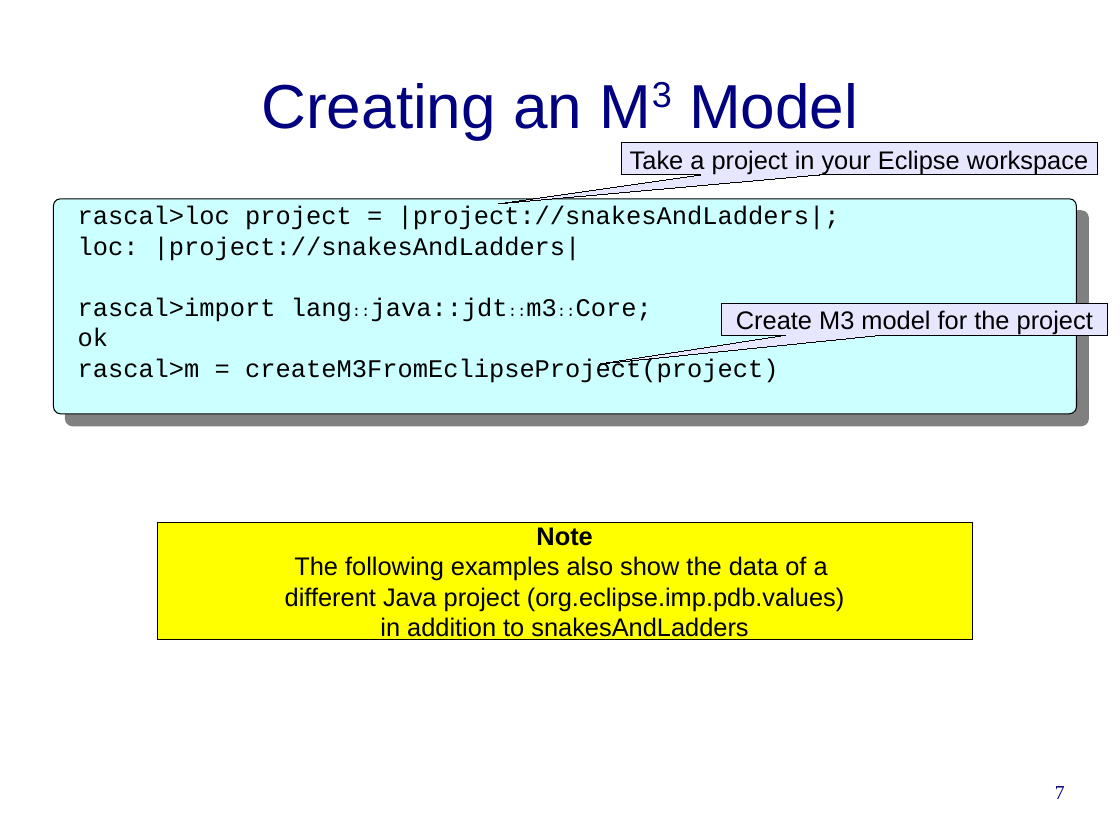
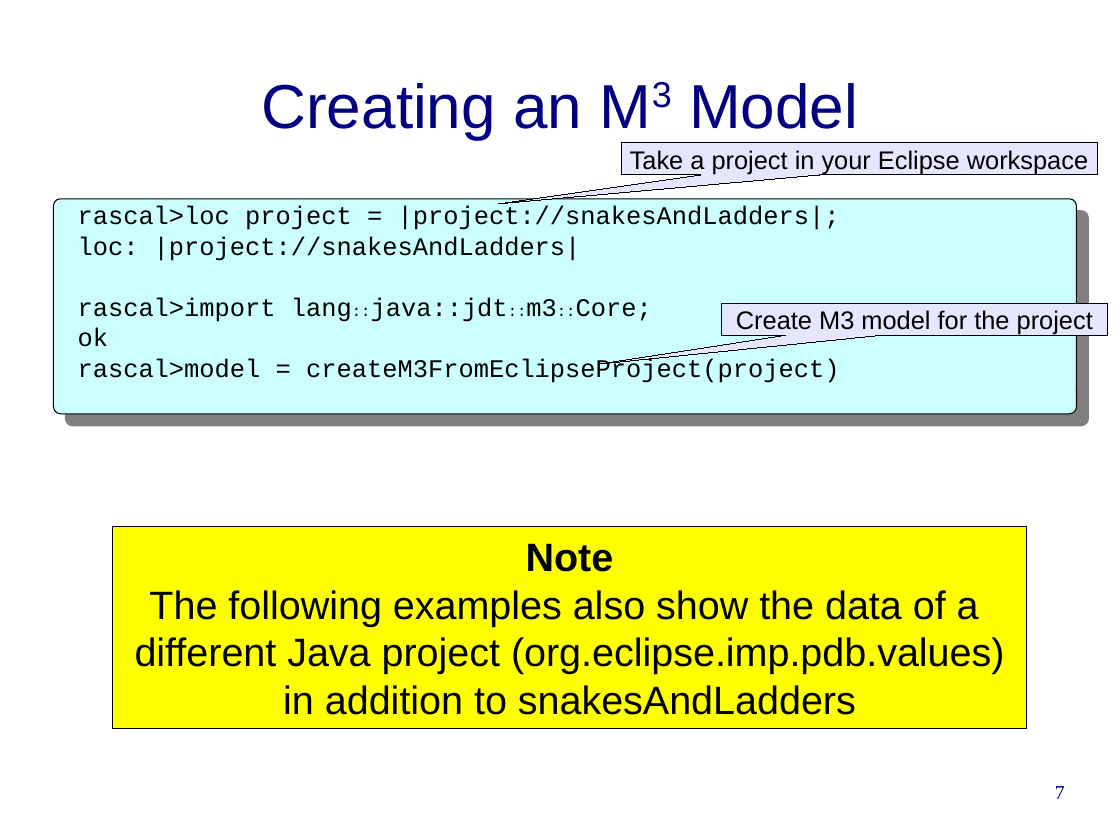
Before and after one commit to cwi-swat/rascal-course-pldi-2015, a slide deck: slide 7 of presentations/M3-overview.odp. Drawn at 1120x840 pixels with LibreOffice and Linux fonts; fonts in the diff are those of the drawing; background and template pictures are left out. Boxes give left, top, right and bottom in pixels: in the first picture for what was removed or moved away, otherwise in the second. Text is boxed around its words. In the diff, an @@ line names an element or a change of style, - is before the commit and + after.

```diff
--- a/presentations/M3-overview.odp
+++ b/presentations/M3-overview.odp
@@ text at (78, 358, 839, 383): text changed @@
-rascal>m = createM3FromEclipseProject(project)
+rascal>model = createM3FromEclipseProject(project)
@@ rectangle "Note": place and size @@
-rectangle "Note" at (158, 522, 973, 640)
+rectangle "Note" at (113, 526, 1026, 729)
@@ rectangle "Note" at (113, 526, 1026, 729): size 18 to 28 pt @@
```
Also in this commit, not shown: 7 other slides changed, 3 slides added, 1 slide removed.
